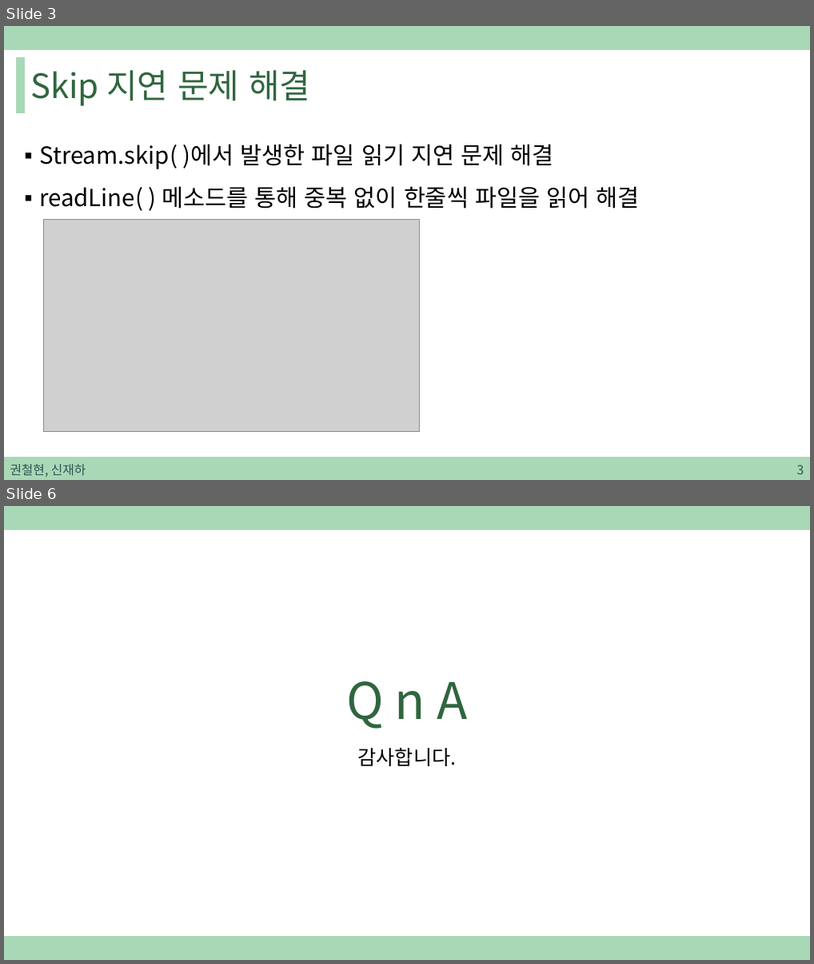
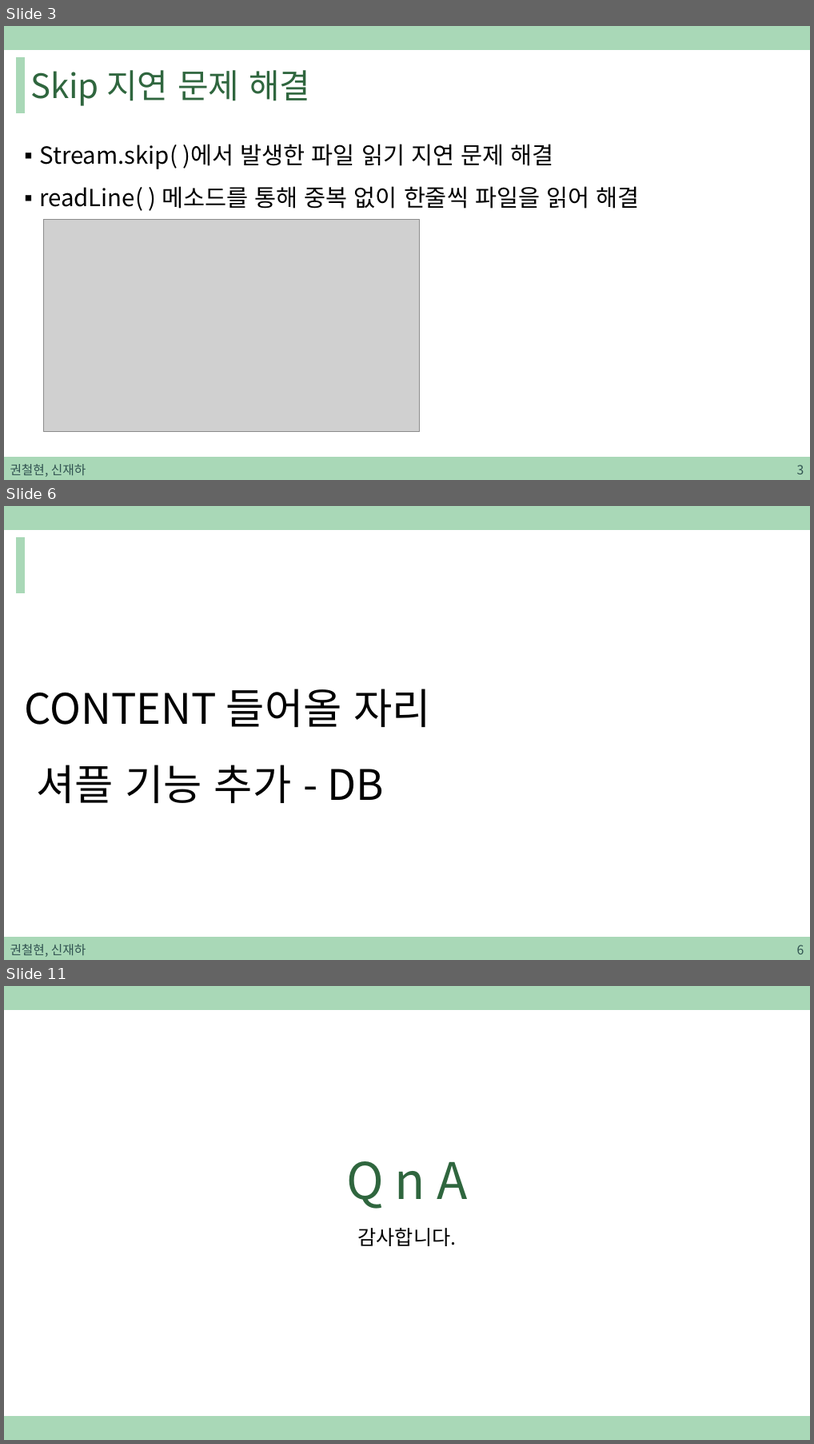
Before and after one commit to sjh4287/capston, a slide deck: 2022.02.18/권철현,신재하.pptx. Shown one above the other, each under a label of ours: slides 3 and 6 before the commit, slides 3, 6 and 11 after it; the slides between them are not shown. The pictures are 814x964 and 814x1444 pixels, drawn with LibreOffice and Linux fonts; fonts in the diff are those of the drawing; grey boxes stand for pictures. Boxes give left, top, right and bottom in pixels: in the first picture for what was removed or moved away, otherwise in the second. Text is boxed around its words. In the diff, an @@ line names an element or a change of style, - is before the commit and + after.

```diff
--- a/2022.02.18/권철현,신재하.pptx
+++ b/2022.02.18/권철현,신재하.pptx
@@ slide 6 added at [4, 506, 810, 960], background #FFFFFF; not listed: 3 template elements that a slide beside it also shows @@
@@ text added at [24, 688, 431, 803], 50 pt, text #000000 @@
+CONTENT 들어올 자리
+셔플 기능 추가 - DB
@@ text added at [10, 944, 86, 956], 15 pt, text #305250 @@
+권철현, 신재하
@@ page number added at [798, 944, 805, 954], 15 pt, text #305250 @@
+6
@@ what was slide 6 is now slide 11 @@
```
Also in this commit, not shown: 3 slides changed, 4 other slides added.
